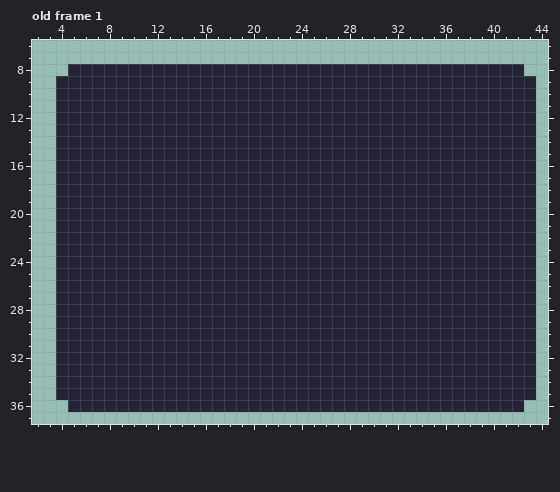
Pixel-art file: Assets/Sprites/Card/Art/Obsess.aseprite. The picture above is the old version.
48x66 pixels, 1 frame. Shown: old frame 1: x 2..44, y 6..37.
Now the later version:
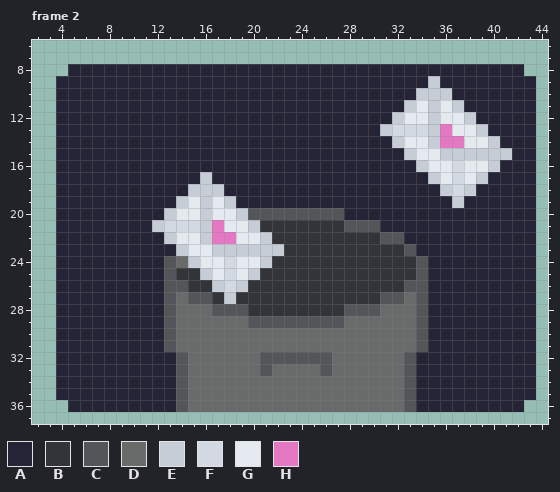
Palette (. is transparent): A #242436  B #33343a  C #525659  D #696a6a  E #c6cdd7  F #d3d9e2  G #e5e9f0  H #e478c2
A new or re-ordered frame is compared with the old frame closest to it.
Changes in this commit:
frames 1 -> 2
layer "Layer 3" added
--- frame 2 is new; against old frame 1, layers "Layer 3", "Layer 2"
@@ x 2..44 @@
  8 ...AAAAAAAAAAAAAAAAAAAAAAAAAAAAAAAAAAAAAA..
- 9 ..AAAAAAAAAAAAAAAAAAAAAAAAAAAAAAAAAAAAAAAA.
-10 ..AAAAAAAAAAAAAAAAAAAAAAAAAAAAAAAAAAAAAAAA.
-11 ..AAAAAAAAAAAAAAAAAAAAAAAAAAAAAAAAAAAAAAAA.
-12 ..AAAAAAAAAAAAAAAAAAAAAAAAAAAAAAAAAAAAAAAA.
-13 ..AAAAAAAAAAAAAAAAAAAAAAAAAAAAAAAAAAAAAAAA.
-14 ..AAAAAAAAAAAAAAAAAAAAAAAAAAAAAAAAAAAAAAAA.
-15 ..AAAAAAAAAAAAAAAAAAAAAAAAAAAAAAAAAAAAAAAA.
-16 ..AAAAAAAAAAAAAAAAAAAAAAAAAAAAAAAAAAAAAAAA.
-17 ..AAAAAAAAAAAAAAAAAAAAAAAAAAAAAAAAAAAAAAAA.
-18 ..AAAAAAAAAAAAAAAAAAAAAAAAAAAAAAAAAAAAAAAA.
-19 ..AAAAAAAAAAAAAAAAAAAAAAAAAAAAAAAAAAAAAAAA.
-20 ..AAAAAAAAAAAAAAAAAAAAAAAAAAAAAAAAAAAAAAAA.
-21 ..AAAAAAAAAAAAAAAAAAAAAAAAAAAAAAAAAAAAAAAA.
-22 ..AAAAAAAAAAAAAAAAAAAAAAAAAAAAAAAAAAAAAAAA.
-23 ..AAAAAAAAAAAAAAAAAAAAAAAAAAAAAAAAAAAAAAAA.
-24 ..AAAAAAAAAAAAAAAAAAAAAAAAAAAAAAAAAAAAAAAA.
-25 ..AAAAAAAAAAAAAAAAAAAAAAAAAAAAAAAAAAAAAAAA.
-26 ..AAAAAAAAAAAAAAAAAAAAAAAAAAAAAAAAAAAAAAAA.
-27 ..AAAAAAAAAAAAAAAAAAAAAAAAAAAAAAAAAAAAAAAA.
-28 ..AAAAAAAAAAAAAAAAAAAAAAAAAAAAAAAAAAAAAAAA.
-29 ..AAAAAAAAAAAAAAAAAAAAAAAAAAAAAAAAAAAAAAAA.
-30 ..AAAAAAAAAAAAAAAAAAAAAAAAAAAAAAAAAAAAAAAA.
-31 ..AAAAAAAAAAAAAAAAAAAAAAAAAAAAAAAAAAAAAAAA.
-32 ..AAAAAAAAAAAAAAAAAAAAAAAAAAAAAAAAAAAAAAAA.
-33 ..AAAAAAAAAAAAAAAAAAAAAAAAAAAAAAAAAAAAAAAA.
-34 ..AAAAAAAAAAAAAAAAAAAAAAAAAAAAAAAAAAAAAAAA.
-35 ..AAAAAAAAAAAAAAAAAAAAAAAAAAAAAAAAAAAAAAAA.
-36 ...AAAAAAAAAAAAAAAAAAAAAAAAAAAAAAAAAAAAAA..
+ 9 ..AAAAAAAAAAAAAAAAAAAAAAAAAAAAAAAEAAAAAAAA.
+10 ..AAAAAAAAAAAAAAAAAAAAAAAAAAAAAAEEEAAAAAAA.
+11 ..AAAAAAAAAAAAAAAAAAAAAAAAAAAAAEGEGEAAAAAA.
+12 ..AAAAAAAAAAAAAAAAAAAAAAAAAAAAEGGEGGEAAAAA.
+13 ..AAAAAAAAAAAAAAAAAAAAAAAAAAAEFFFEHGGEAAAA.
+14 ..AAAAAAAAAAAAAAAAAAAAAAAAAAAAEGGEHHGGEAAA.
+15 ..AAAAAAAAAAAAAAAAAAAAAAAAAAAAAEGGEEEEEEAA.
+16 ..AAAAAAAAAAAAAAAAAAAAAAAAAAAAAAEGGFGGEAAA.
+17 ..AAAAAAAAAAAAEAAAAAAAAAAAAAAAAAAEGFGEAAAA.
+18 ..AAAAAAAAAAAEEEAAAAAAAAAAAAAAAAAAEFEAAAAA.
+19 ..AAAAAAAAAAEGEGEAAAAAAAAAAAAAAAAAAEAAAAAA.
+20 ..AAAAAAAAAEGGEGGECCCCCCCCAAAAAAAAAAAAAAAA.
+21 ..AAAAAAAAEFFFEHGGEBBBBBBBCCCAAAAAAAAAAAAA.
+22 ..AAAAAAAAAEGGEHHGGEBBBBBBBBBCCAAAAAAAAAAA.
+23 ..AAAAAAAAAAEGGEEEEEEBBBBBBBBBBCAAAAAAAAAA.
+24 ..AAAAAAAAACDEGGFGGEBBBBBBBBBBBBCAAAAAAAAA.
+25 ..AAAAAAAAACBBEGFGEBBBBBBBBBBBBBCAAAAAAAAA.
+26 ..AAAAAAAAACCBBEFEBBBBBBBBBBBBBCCAAAAAAAAA.
+27 ..AAAAAAAAACDCCBEBBBBBBBBBBBBCCDCAAAAAAAAA.
+28 ..AAAAAAAAACDDDCCCBBBBBBBBCCCDDDCAAAAAAAAA.
+29 ..AAAAAAAAACDDDDDDCCCCCCCCDDDDDDCAAAAAAAAA.
+30 ..AAAAAAAAACDDDDDDDDDDDDDDDDDDDDCAAAAAAAAA.
+31 ..AAAAAAAAACDDDDDDDDDDDDDDDDDDDDCAAAAAAAAA.
+32 ..AAAAAAAAAACDDDDDDCCCCCCDDDDDDCAAAAAAAAAA.
+33 ..AAAAAAAAAACDDDDDDCDDDDCDDDDDDCAAAAAAAAAA.
+34 ..AAAAAAAAAACDDDDDDDDDDDDDDDDDDCAAAAAAAAAA.
+35 ..AAAAAAAAAACDDDDDDDDDDDDDDDDDDCAAAAAAAAAA.
+36 ...AAAAAAAAACDDDDDDDDDDDDDDDDDDCAAAAAAAAA..
 37 ...........................................
Pixel boxes of the changes (left, top, right, bottom) in both pictures:
changed: (152, 76, 512, 412)
